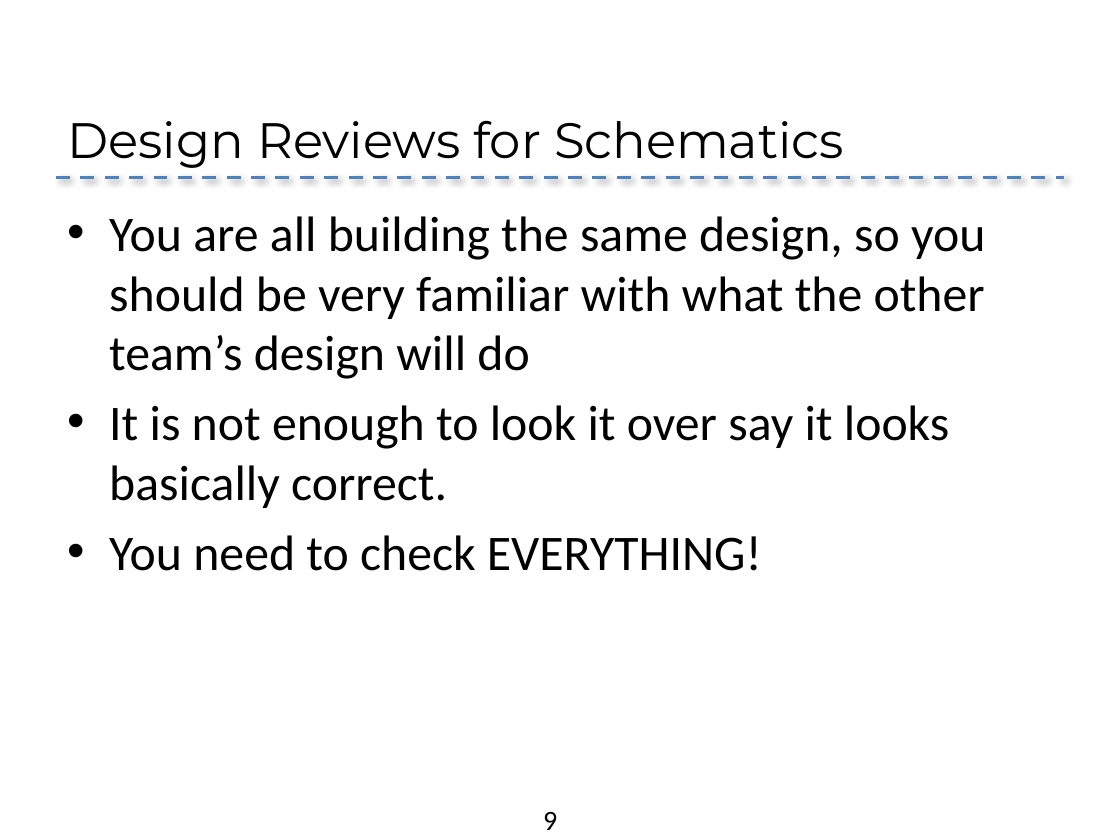
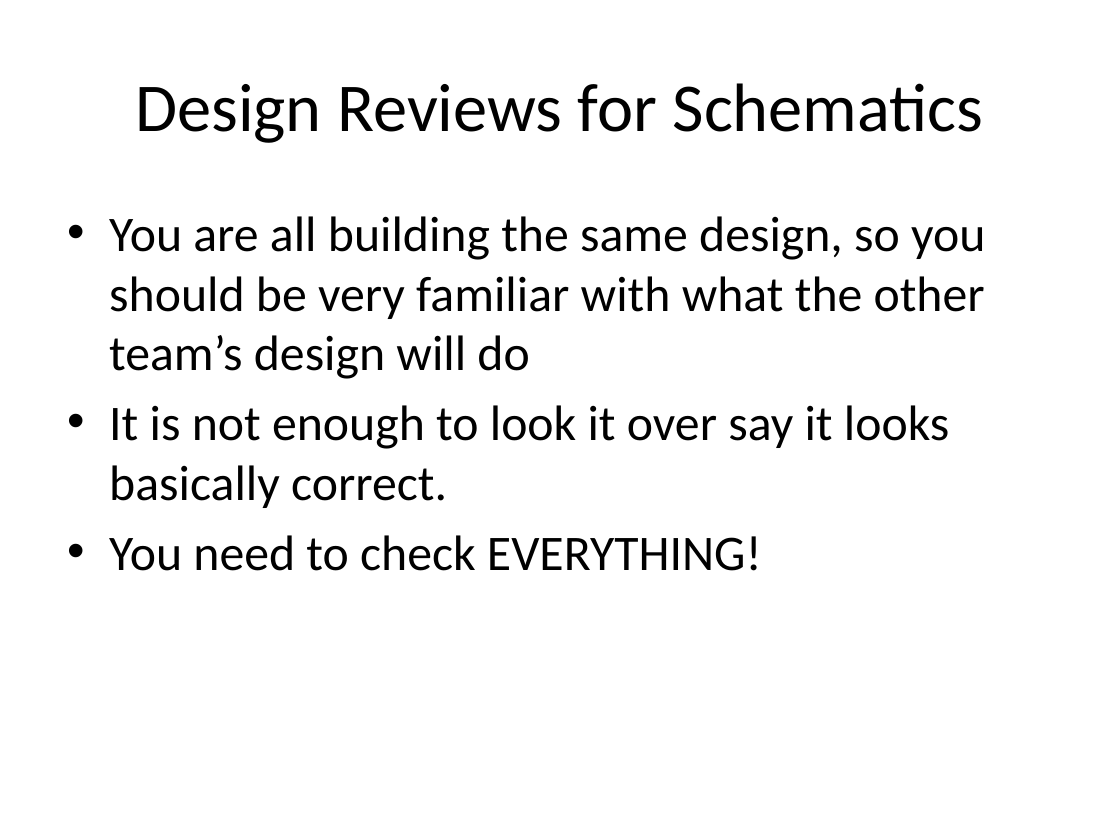
Before and after one commit to NVSL/QuadClass-Resources, a slide deck: slide 8 of Lecture Slides/05-Design Reviews.pptx (slide 9 before the commit). Drawn at 1120x840 pixels with LibreOffice and Linux fonts; fonts in the diff are those of the drawing; background and template pictures are left out. Boxes give left, top, right and bottom in pixels: in the first picture for what was removed or moved away, otherwise in the second. Text is boxed around its words. In the diff, an @@ line names an element or a change of style, - is before the commit and + after.

```diff
--- a/Lecture Slides/05-Design Reviews.pptx
+++ b/Lecture Slides/05-Design Reviews.pptx
@@ title "Design Reviews for Schematics" at [135,83,984,143]: size 32 to 44 pt, font Montserrat to Calibri; alignment left to centre; vertical alignment bottom to middle @@
@@ line removed from (56, 177) to (1064, 177) @@
@@ page number removed at [543,812,557,830] @@
-9
```
Also in this commit, not shown: 7 other slides changed, 1 slide added, 2 slides removed, 6 other files.
